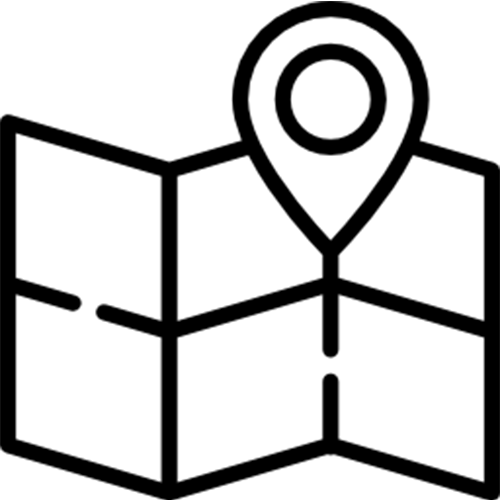
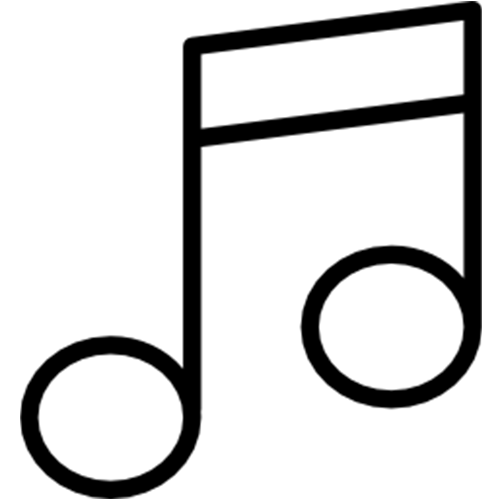
The second 500 × 500 image is a revision of the first. Changes to its layers:
added layer "music-player" above "006-picture" over [left=20, top=1, right=482, bottom=499]
hid "001-location" over [left=0, top=1, right=500, bottom=500]
